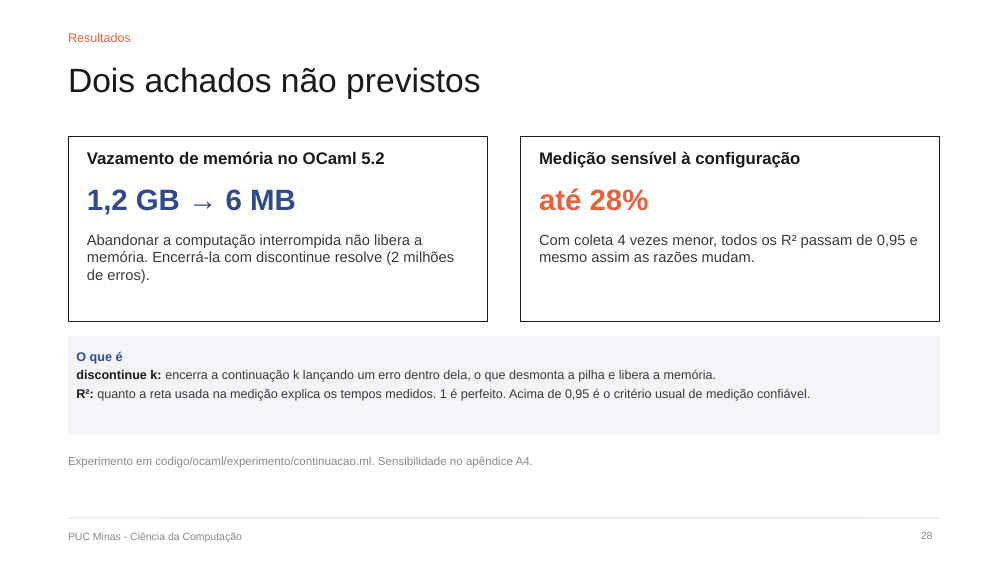
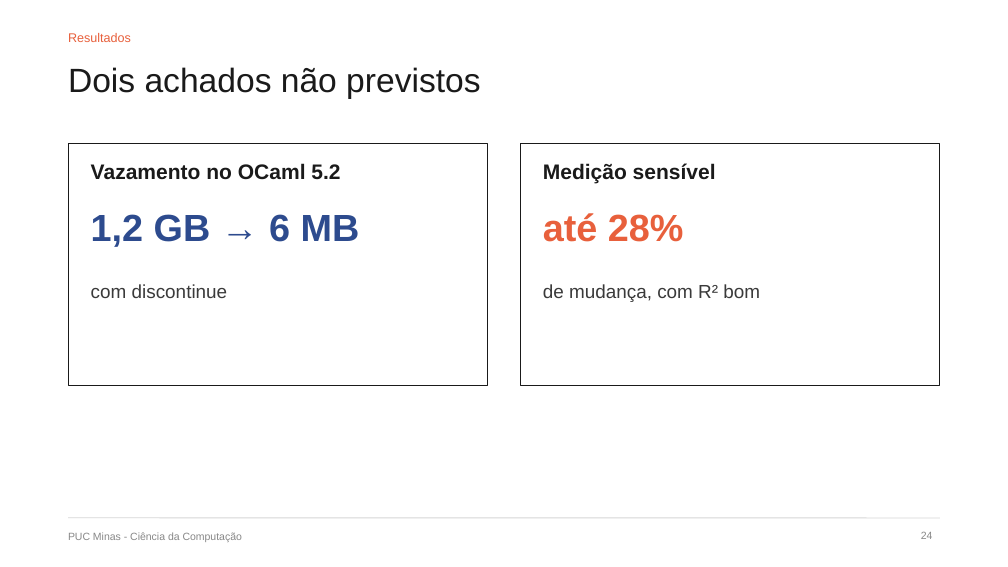
Before and after one commit to DiegoMarchioni/TCC, a slide deck: slide 24 of apresentacao/dissertacao/defesa.pptx (slide 28 before the commit). Drawn at 1008x567 pixels with LibreOffice and Linux fonts; fonts in the diff are those of the drawing. Boxes give left, top, right and bottom in pixels: in the first picture for what was removed or moved away, otherwise in the second. Text is boxed around its words. In the diff, an @@ line names an element or a change of style, - is before the commit and + after.

Commit message:
PowerPoint enxuto: menos texto por slide, explicações só nas notas

```diff
--- a/apresentacao/dissertacao/defesa.pptx
+++ b/apresentacao/dissertacao/defesa.pptx
@@ rectangle: place and size @@
-rectangle at [68,136,488,321]
+rectangle at [68,144,488,386]
@@ rectangle: place and size @@
-rectangle at [520,136,940,321]
+rectangle at [520,144,940,386]
@@ text at [91,163,340,180]: text changed; size 16 to 20 pt @@
-Vazamento de memória no OCaml 5.2
+Vazamento no OCaml 5.2
@@ text at [543,163,716,184]: text changed; size 16 to 20 pt @@
-Medição sensível à configuração
+Medição sensível
@@ text "1,2 GB → 6 MB": place and size @@
-text "1,2 GB → 6 MB" at [87,189,296,215]
+text "1,2 GB → 6 MB" at [91,214,360,247]
@@ text "1,2 GB → 6 MB" at [91,214,360,247]: size 28 to 36 pt @@
@@ text "até 28%" at [543,213,684,242]: size 28 to 36 pt @@
@@ text "até 28%": place and size @@
-text "até 28%" at [539,188,649,211]
+text "até 28%" at [543,213,684,242]
@@ text at [91,284,228,298]: text changed; size 14 to 18 pt @@
-Abandonar a computação interrompida não libera a memória. Encerrá-la com discontinue resolve (2 milhões de erros).
+com discontinue
@@ text at [543,284,760,302]: text changed; size 14 to 18 pt @@
-Com coleta 4 vezes menor, todos os R² passam de 0,95 e mesmo assim as razões mudam.
+de mudança, com R² bom
@@ rectangle removed at [68,337,940,435] @@
@@ text removed at [76,352,810,401] @@
-O que é
-discontinue k: encerra a continuação k lançando um erro dentro dela, o que desmonta a pilha e libera a memória.
-R²: quanto a reta usada na medição explica os tempos medidos. 1 é perfeito. Acima de 0,95 é o critério usual de medição confiável.
@@ text removed at [68,456,533,468] @@
-Experimento em codigo/ocaml/experimento/continuacao.ml. Sensibilidade no apêndice A4.
@@ page number at [921,532,933,539]: text changed @@
-28
+24
```
Also in this commit, not shown: 21 other slides changed, 3 slides added, 5 slides removed, 3 other files.
